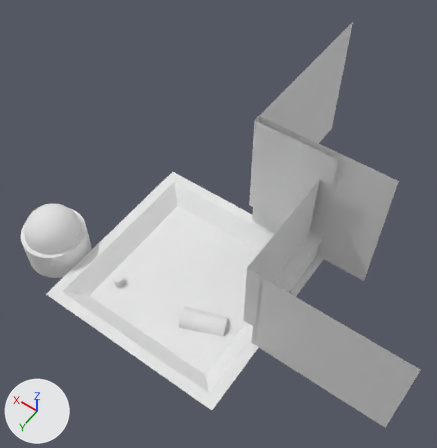
Before and after pictures for a commit that changed the OBJ model models/backCommunity.obj.
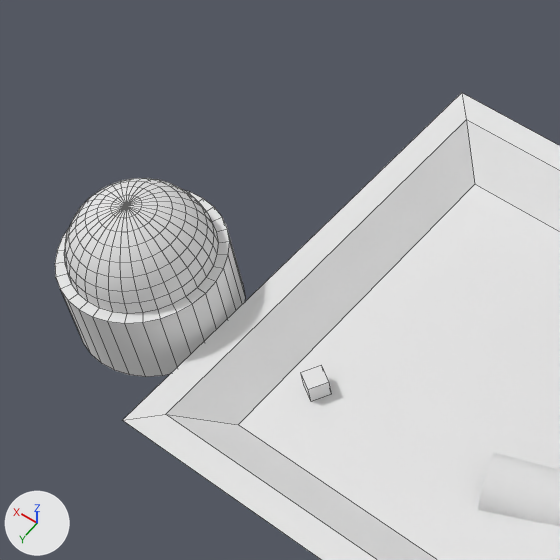
Each version appears first whole from a 50 mm lens placed at (-52.0, 61.0, 121.6), pointed at (-1.7, -9.5, 10.8), and next in a close-up on the part from 0% to 48% of the width and 31% to 77% of the height. Arrows for +X, +Y and +Z are at lower left; the lights stay in place. The close-ups show mesh edges as thin lines. Where no turn or scale is listed for an object, it has been applied to the vertices.
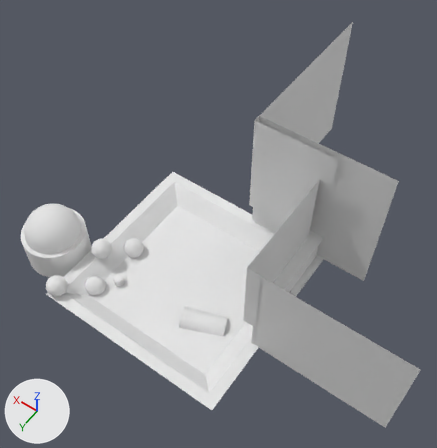
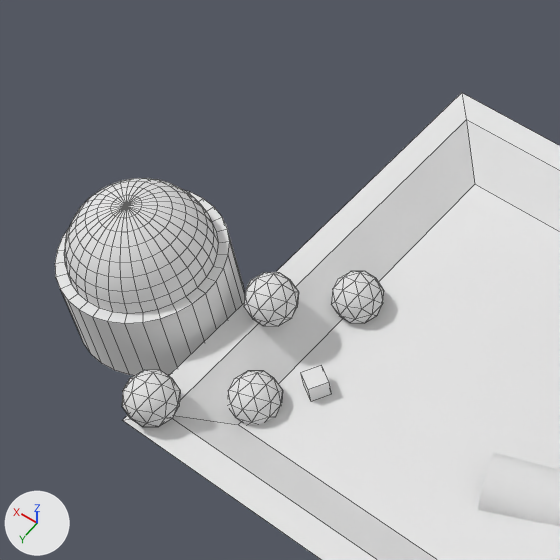
Location of each change, [x1, y1, x2, y2] in pixels of the close-ups (560 x 560 px):
'Icosphere.003', added: after [122, 370, 180, 427]
'Icosphere', added: after [228, 371, 283, 425]
'Icosphere.001', added: after [244, 272, 299, 326]
'Icosphere.002', added: after [331, 271, 384, 323]

The change, as a diff of the scene's bpy script:
```diff
--- a/models/backCommunity.obj.py
+++ b/models/backCommunity.obj.py
@@ me_icosphere_003 @@
+me_icosphere_003.from_pydata(...)  # an icosphere of 80 faces spanning x 19.82..24.64, y 18.97..24.04, z -0.51..4.57
+me_icosphere_003.materials.append(mat_material_001)  # white #e7e7e7
@@ me_icosphere_002 @@
+me_icosphere_002.from_pydata(...)  # an icosphere of 80 faces spanning x 14.53..19.35, y -1.6..3.47, z -4.5..0.57
+me_icosphere_002.materials.append(mat_material_001)  # white #e7e7e7
@@ me_icosphere_001 @@
+me_icosphere_001.from_pydata(...)  # an icosphere of 80 faces spanning x 18.61..23.43, y 5.0..10.07, z -0.65..4.42
+me_icosphere_001.materials.append(mat_material_001)  # white #e7e7e7
@@ me_icosphere @@
+me_icosphere.from_pydata(...)  # an icosphere of 80 faces spanning x 15.04..19.87, y 12.05..17.12, z -5.01..0.06
+me_icosphere.materials.append(mat_material_001)  # white #e7e7e7
@@ ob_icosphere_003 @@
+ob_icosphere_003 = bpy.data.objects.new('Icosphere.003', me_icosphere_003)
+ob_icosphere_003.location = (0.0, 0.0, 0.0)
@@ ob_icosphere_002 @@
+ob_icosphere_002 = bpy.data.objects.new('Icosphere.002', me_icosphere_002)
+ob_icosphere_002.location = (0.0, 0.0, 0.0)
@@ ob_icosphere_001 @@
+ob_icosphere_001 = bpy.data.objects.new('Icosphere.001', me_icosphere_001)
+ob_icosphere_001.location = (0.0, 0.0, 0.0)
@@ ob_icosphere @@
+ob_icosphere = bpy.data.objects.new('Icosphere', me_icosphere)
+ob_icosphere.location = (0.0, 0.0, 0.0)
```
